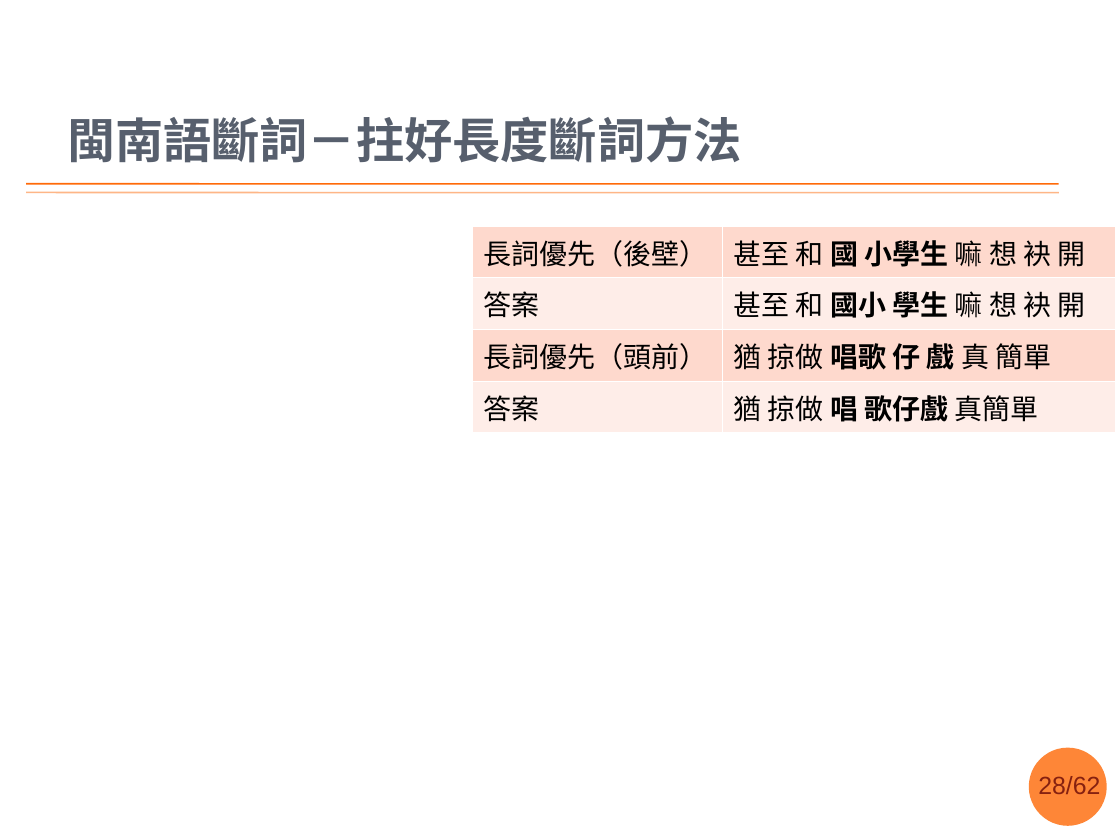
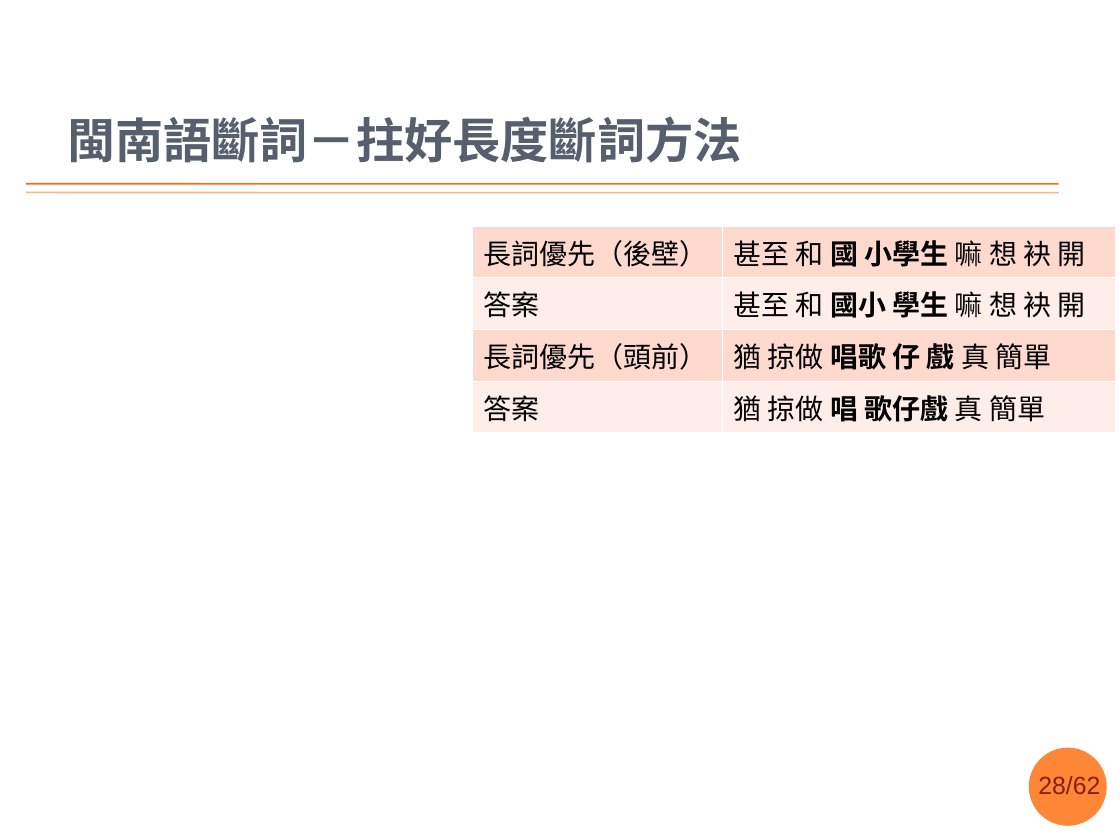
Before and after one commit to sih4sing5hong5/po3-ko3_tau5-iann2-phinn3, a slide deck: slide 28 of 翻譯報告.pptx. Drawn at 1120x840 pixels with LibreOffice and Linux fonts; fonts in the diff are those of the drawing; grey boxes stand for pictures; background and template pictures are left out. Boxes give left, top, right and bottom in pixels: in the first picture for what was removed or moved away, otherwise in the second. Text is boxed around its words. In the diff, an @@ line names an element or a change of style, - is before the commit and + after.

Commit message:
拆開「真簡單」 fix #21 丞宏

```diff
--- a/翻譯報告.pptx
+++ b/翻譯報告.pptx
@@ table at [472,226,1116,426] @@
-row 4, column 2: 猶 掠做 唱 歌仔戲 真簡單
+row 4, column 2: 猶 掠做 唱 歌仔戲 真 簡單
```
Also in this commit, not shown: 1 other slide changed.
